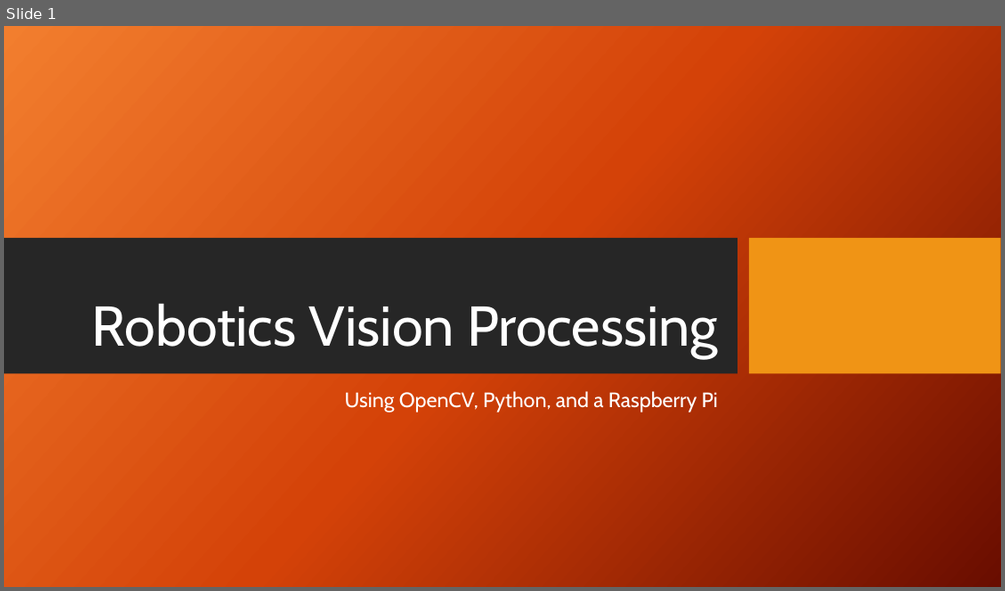
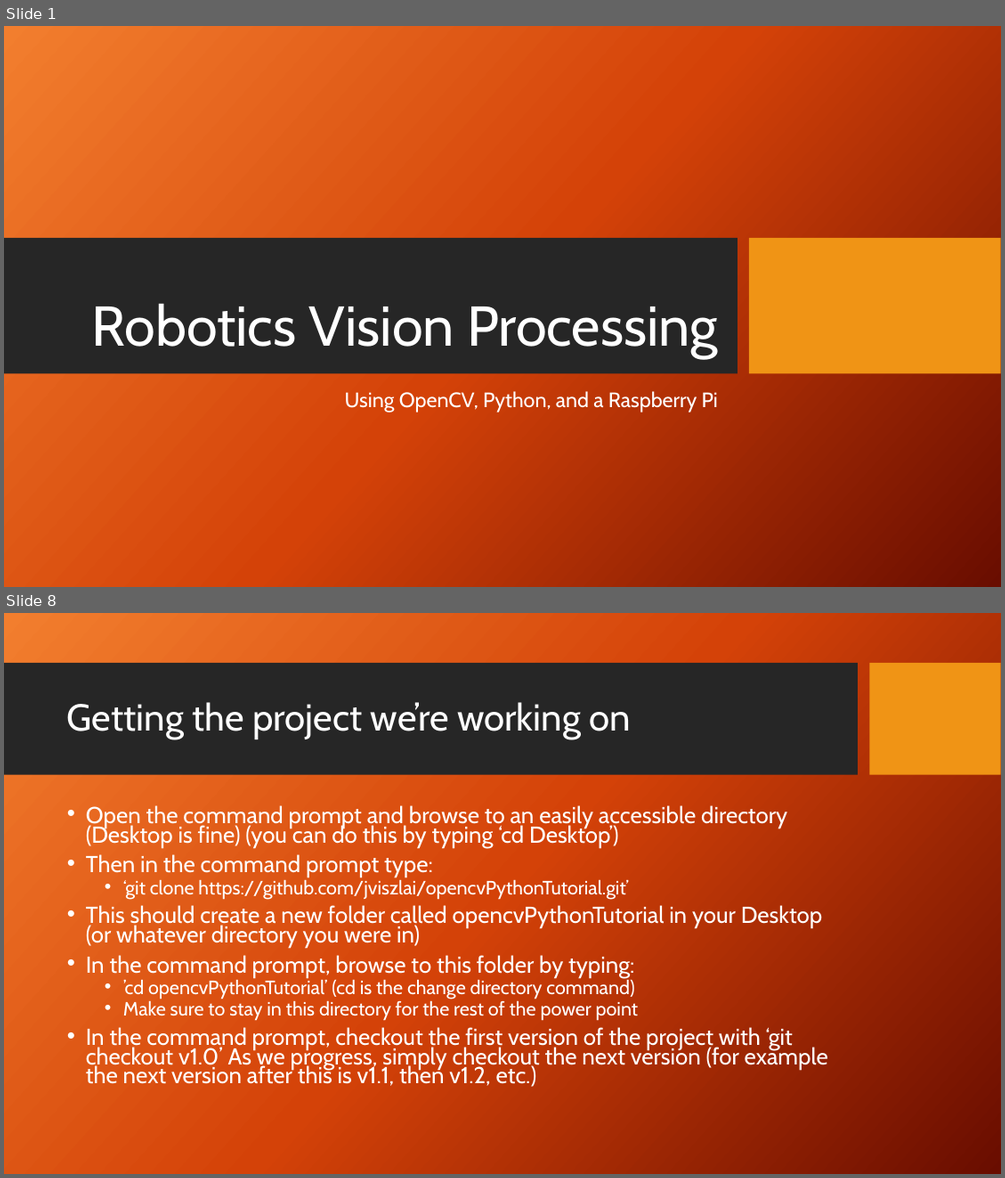
Before and after one commit to jviszlai/opencvPythonTutorial, a slide deck: PowerPoint.pptx. Shown one above the other, each under a label of ours: slide 1 before the commit, slides 1 and 8 after it; the slides between them are not shown. The pictures are 1005x591 and 1005x1178 pixels, drawn with LibreOffice and Linux fonts; fonts in the diff are those of the drawing; background and template pictures are left out. Boxes give left, top, right and bottom in pixels: in the first picture for what was removed or moved away, otherwise in the second. Text is boxed around its words. In the diff, an @@ line names an element or a change of style, - is before the commit and + after.

Commit message:
finished power point

```diff
--- a/PowerPoint.pptx
+++ b/PowerPoint.pptx
@@ slide 8 added at [4, 613, 1001, 1174], background picture (left out) @@
@@ rectangle added at [4, 663, 858, 775], fill #262626 @@
@@ rectangle added at [870, 663, 1001, 775], fill #F09415 @@
@@ title added at [67, 702, 631, 739], 36 pt, text #FFFFFF @@
+Getting the project we’re working on
@@ text added at [86, 805, 828, 1086], 22.2 pt, text #FFFFFF @@
+• Open the command prompt and browse to an easily accessible directory (Desktop is fine) (you can do this by typing ‘cd Desktop’)
+• Then in the command prompt type:
+  • ‘git clone https://github.com/jviszlai/opencvPythonTutorial.git’
+• This should create a new folder called opencvPythonTutorial in your Desktop (or whatever directory you were in)
+• In the command prompt, browse to this folder by typing:
+  • ’cd opencvPythonTutorial’ (cd is the change directory command)
+  • Make sure to stay in this directory for the rest of the power point
+• In the command prompt, checkout the first version of the project with ‘git checkout v1.0’ As we progress, simply checkout the next version (for example the next version after this is v1.1, then v1.2, etc.)
```
Also in this commit, not shown: 3 slides changed, 11 other slides added.
